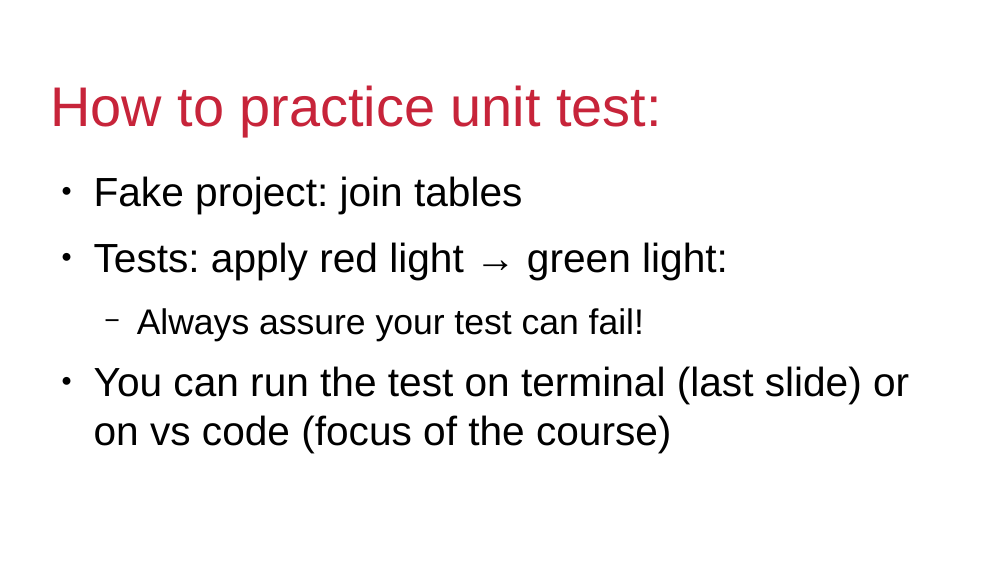
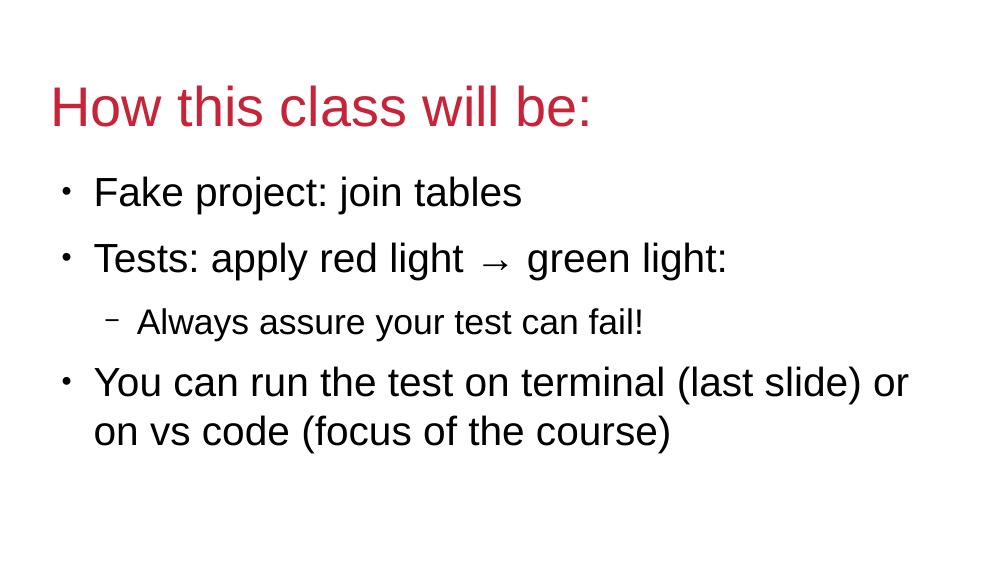
Before and after one commit to srgari/aulas_light_aplicadas, a slide deck: slide 5 of testing_codes/vscode_unittest/sergio_vscode_unittest.pptx. Drawn at 1008x567 pixels with LibreOffice and Linux fonts; fonts in the diff are those of the drawing; background and template pictures are left out. Boxes give left, top, right and bottom in pixels: in the first picture for what was removed or moved away, otherwise in the second. Text is boxed around its words. In the diff, an @@ line names an element or a change of style, - is before the commit and + after.

Commit message:
minor changes

```diff
--- a/testing_codes/vscode_unittest/sergio_vscode_unittest.pptx
+++ b/testing_codes/vscode_unittest/sergio_vscode_unittest.pptx
@@ text at [50, 85, 594, 127]: text changed @@
-How to practice unit test:
+How this class will be:
```
Also in this commit, not shown: 1 other slide changed, 1 slide added.
